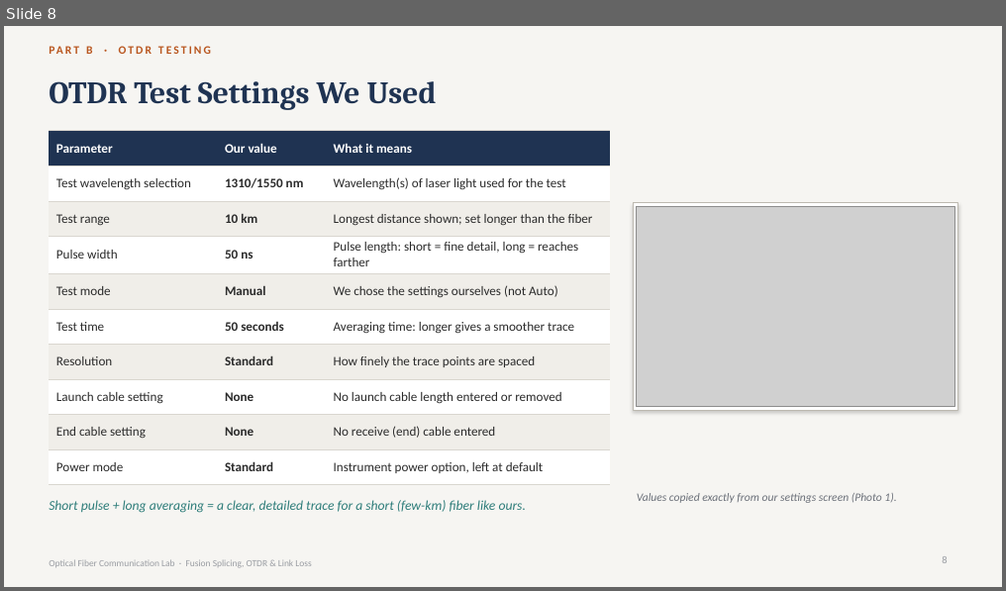
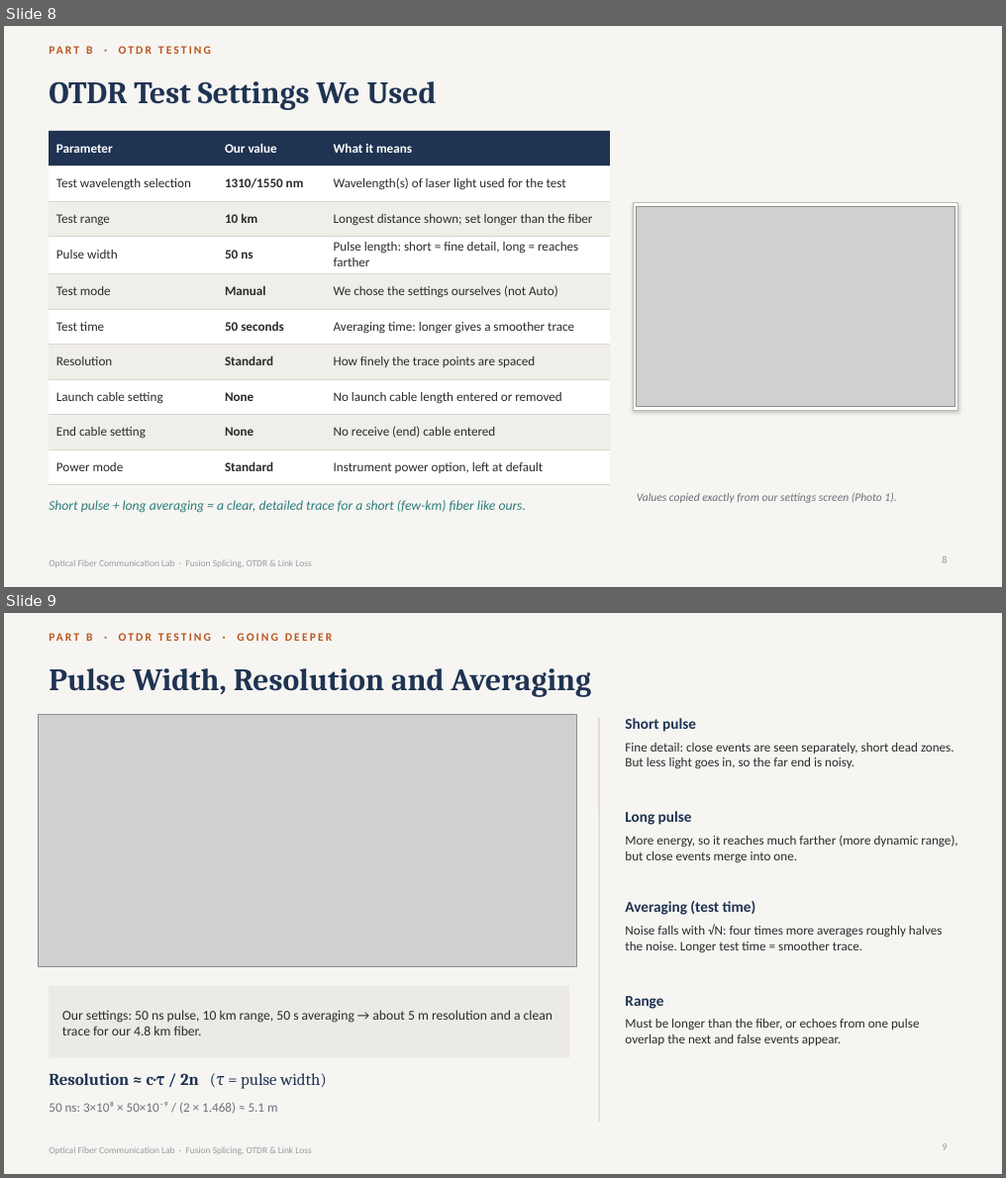
Before and after one commit to sriyansv/gemsontop, a slide deck: Fiber_Optic_Lab_Output/Fiber_Optic_Splicing_OTDR_Link_Loss.pptx. Shown one above the other, each under a label of ours: slide 8 before the commit, slides 8 and 9 after it. The pictures are 1006x591 and 1006x1178 pixels, drawn with LibreOffice and Linux fonts; fonts in the diff are those of the drawing; grey boxes stand for pictures. Boxes give left, top, right and bottom in pixels: in the first picture for what was removed or moved away, otherwise in the second. Text is boxed around its words. In the diff, an @@ line names an element or a change of style, - is before the commit and + after.

```diff
--- a/Fiber_Optic_Lab_Output/Fiber_Optic_Splicing_OTDR_Link_Loss.pptx
+++ b/Fiber_Optic_Lab_Output/Fiber_Optic_Splicing_OTDR_Link_Loss.pptx
@@ slide 9 added at bbox=[4, 613, 1002, 1174], background #F6F5F2; not listed: 1 template element that a slide beside it also shows @@
@@ text added at bbox=[86, 631, 332, 644], 11 pt, text #B9561F, bold @@
+PART B · OTDR TESTING · GOING DEEPER
@@ title added at bbox=[49, 668, 591, 697], 30 pt, text #1F3352, bold @@
+Pulse Width, Resolution and Averaging
@@ picture added at bbox=[38, 714, 576, 967] @@
@@ line added from (599, 718) to (599, 1122), #D3D0C8 1 pt @@
@@ text added at bbox=[625, 718, 696, 732], 14.5 pt, text #1F3352, bold @@
+Short pulse
@@ text added at bbox=[625, 743, 954, 769], 12.5 pt, text #2B2B2B @@
+Fine detail: close events are seen separately, short dead zones. But less light goes in, so the far end is noisy.
@@ text added at bbox=[625, 811, 692, 825], 14.5 pt, text #1F3352, bold @@
+Long pulse
@@ text added at bbox=[625, 835, 957, 862], 12.5 pt, text #2B2B2B @@
+More energy, so it reaches much farther (more dynamic range), but close events merge into one.
@@ text added at bbox=[625, 901, 756, 915], 14.5 pt, text #1F3352, bold @@
+Averaging (test time)
@@ text added at bbox=[625, 924, 943, 953], 12.5 pt, text #2B2B2B @@
+Noise falls with √N: four times more averages roughly halves the noise. Longer test time = smoother trace.
@@ rectangle added at bbox=[49, 987, 569, 1059], fill #ECEAE4, outline #ECEAE4 1 pt @@
@@ text added at bbox=[625, 996, 663, 1009], 14.5 pt, text #1F3352, bold @@
+Range
@@ text added at bbox=[62, 1010, 552, 1036], 13 pt, text #2B2B2B @@
+Our settings: 50 ns pulse, 10 km range, 50 s averaging → about 5 m resolution and a clean trace for our 4.8 km fiber.
@@ text added at bbox=[625, 1019, 919, 1046], 12.5 pt, text #2B2B2B @@
+Must be longer than the fiber, or echoes from one pulse overlap the next and false events appear.
@@ text added at bbox=[49, 1073, 327, 1089], 16 pt, text #1F3352, bold @@
+Resolution ≈ c·τ / 2n (τ = pulse width)
@@ text added at bbox=[49, 1102, 277, 1114], 12.5 pt, text #6B7079 @@
+50 ns: 3×10⁸ × 50×10⁻⁹ / (2 × 1.468) ≈ 5.1 m
@@ page number added at bbox=[942, 1144, 946, 1151], 10 pt, text #9A9DA3 @@
+9
```
Also in this commit, not shown: 2 slides changed, 3 other slides added, 2 slides removed, 12 other files.
